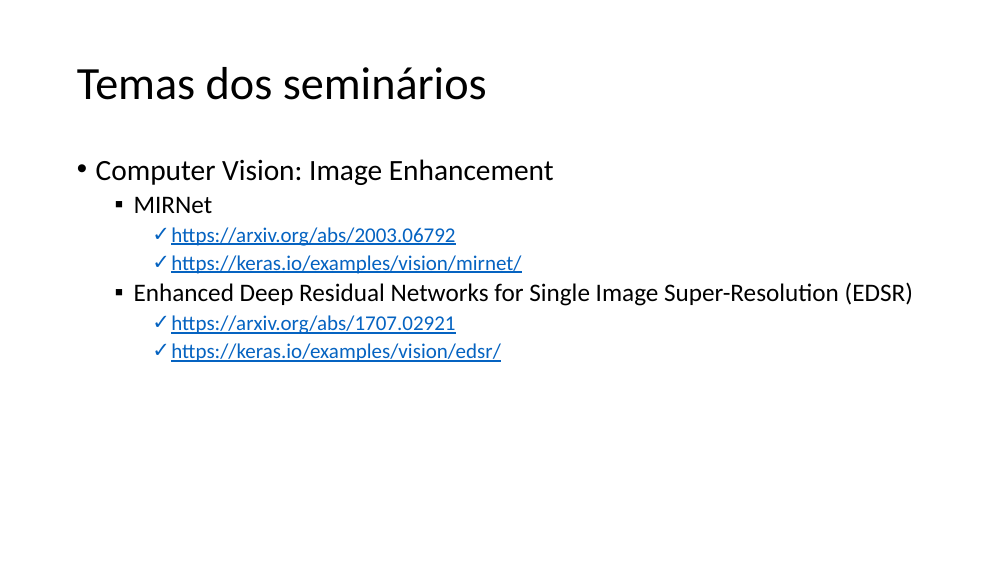
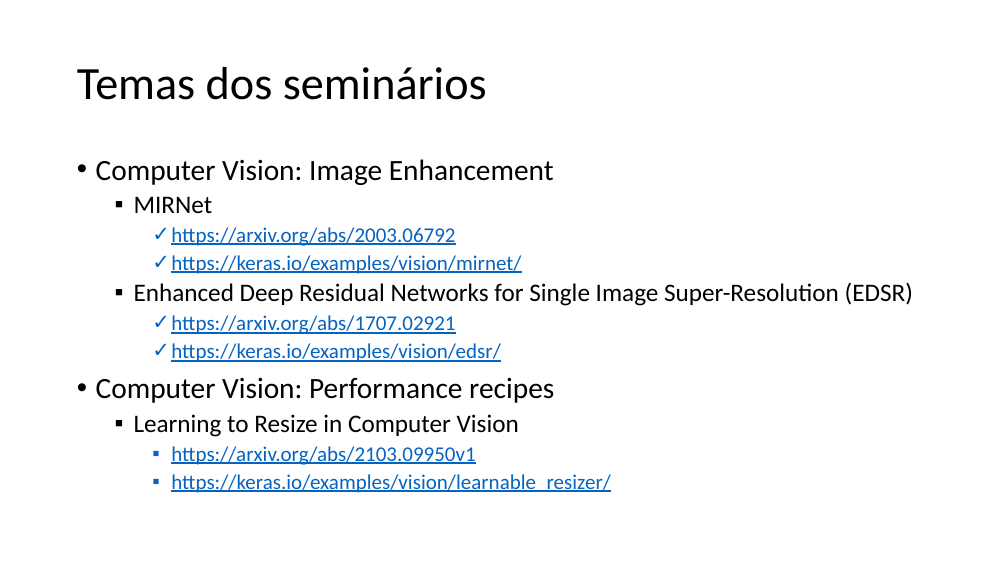
Before and after one commit to zz4fap/tp558-adv-ml, a slide deck: slide 13 of slides/TP558_1_Introdução_ao_curso.pptx. Drawn at 1008x567 pixels with LibreOffice and Linux fonts; fonts in the diff are those of the drawing. Boxes give left, top, right and bottom in pixels: in the first picture for what was removed or moved away, otherwise in the second. Text is boxed around its words. In the diff, an @@ line names an element or a change of style, - is before the commit and + after.

Commit message:
update of slides

```diff
--- a/slides/TP558_1_Introdução_ao_curso.pptx
+++ b/slides/TP558_1_Introdução_ao_curso.pptx
@@ text at (96,377,611,493): paragraphs added @@
+• Computer Vision: Performance recipes
+  ▪ Learning to Resize in Computer Vision
+    ▪ https://arxiv.org/abs/2103.09950v1
+    ▪ https://keras.io/examples/vision/learnable_resizer/
```
Also in this commit, not shown: 5 other files.
